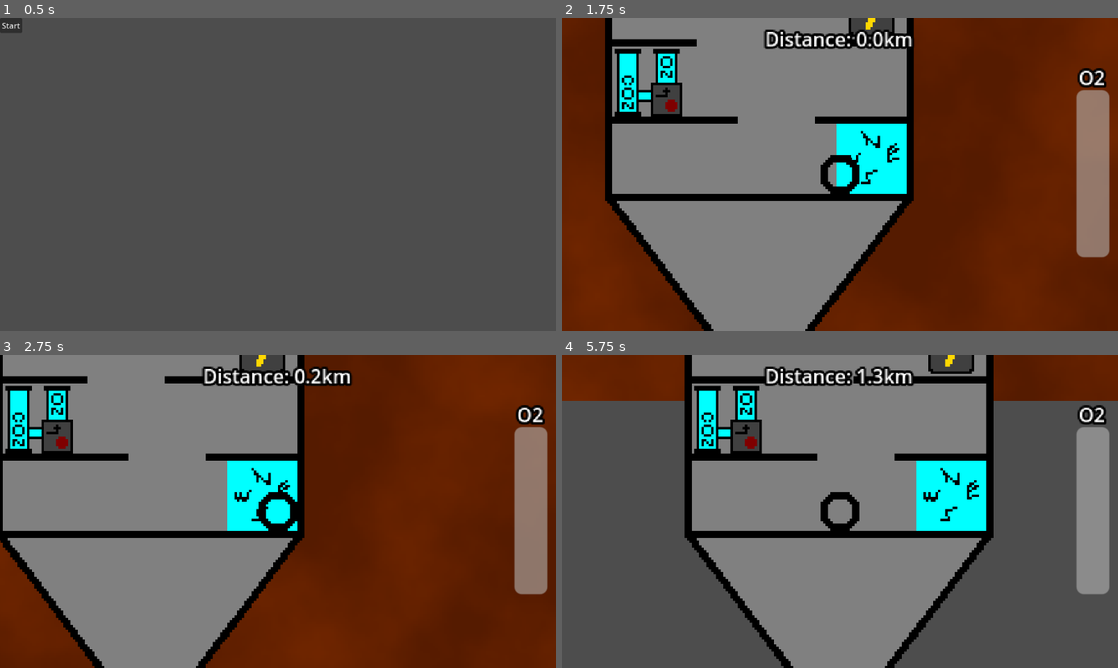
Above: before the commit, frames 1-4 (two rows, left to right).
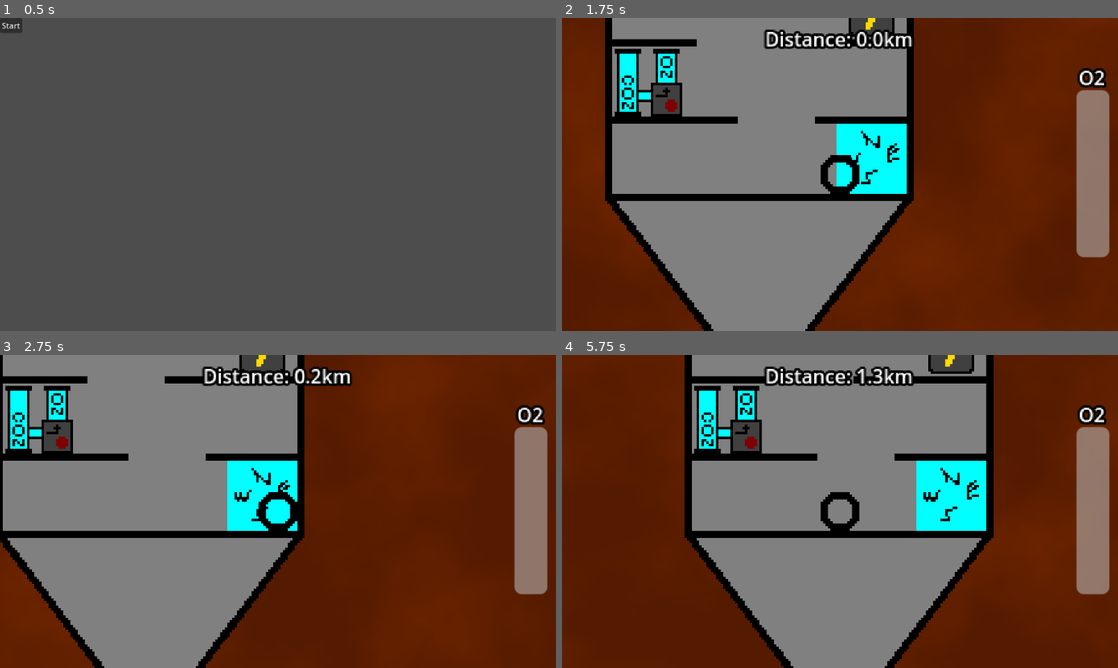
Above: after the commit, the same moments.

Repository: ChWh2/Core-Descent
Game: Godot game, scene res://Scenes/main_menu.tscn
Two runs of this game, one before a commit and one after it. Both use one fixed random seed, a clock stepped at 60 frames per second and the inputs below.
Inputs:
- Up to frame 1 (0.5 s): no input
- Up to frame 2 (1.75 s): click "Start" at 0.5 s; tap Enter at 1.25 s; hold D (Right) from 1.28 s (still down); tap E (Interact) at 1.35 s; tap W (Up) at 1.52 s
- Up to frame 3 (2.75 s): keep holding D (Right); tap E (Interact) at 2.1 s; tap W (Up) at 2.27 s
- Up to frame 4 (5.75 s): release D (Right) at 2.78 s; hold A (Left) 2.78-3.53 s; tap E (Interact) every 0.75 s from 2.85 to 5.1 s; hold D (Right) 3.53-5.03 s; tap W (Up) at 3.77, 4.52, 5.27 s; hold A (Left) from 5.03 s (still down)

Frame 1 is identical in both runs. In frame 2, 0.2% of the frame differs, in the area x 4-100%, y 37-92%; in frame 3, less than 0.1%; in frame 4, 45%, in the area x 0-100%, y 14-100%.

Commit message:
Made Background loop + Better Trail

Diff:
--- a/Scenes/ship.tscn
+++ b/Scenes/ship.tscn
@@ -1,9 +1,10 @@
-[gd_scene load_steps=24 format=3 uid="uid://dl8dpqb8uqk77"]
+[gd_scene load_steps=25 format=3 uid="uid://dl8dpqb8uqk77"]
 
 [ext_resource type="Texture2D" uid="uid://ce8waycynn822" path="res://Assets/Ship.png" id="1_4qyt1"]
 [ext_resource type="Script" uid="uid://dbuugq7oujbk6" path="res://Scripts/ship.gd" id="1_78pfh"]
 [ext_resource type="Script" uid="uid://cn0lappxmiqsr" path="res://Scripts/ShipPart.gd" id="3_xxxu3"]
 [ext_resource type="Texture2D" uid="uid://bhvxe5rladtcy" path="res://Assets/alarm.png" id="4_6ejuo"]
+[ext_resource type="Script" uid="uid://cjytbxf8f07hp" path="res://Scripts/background.gd" id="5_8aq7e"]
 
 [sub_resource type="RectangleShape2D" id="RectangleShape2D_4qyt1"]
 size = Vector2(128, 3)
@@ -31,28 +32,6 @@
 
 [sub_resource type="RectangleShape2D" id="RectangleShape2D_1m05r"]
 size = Vector2(29, 29)
-
-[sub_resource type="Gradient" id="Gradient_xxxu3"]
-offsets = PackedFloat32Array(0, 0.707792)
-colors = PackedColorArray(0.445125, 0.151399, 0, 1, 0.336073, 0.106394, 0, 1)
-
-[sub_resource type="FastNoiseLite" id="FastNoiseLite_6ejuo"]
-
-[sub_resource type="NoiseTexture2D" id="NoiseTexture2D_8aq7e"]
-color_ramp = SubResource("Gradient_xxxu3")
-noise = SubResource("FastNoiseLite_6ejuo")
-
-[sub_resource type="Gradient" id="Gradient_6ejuo"]
-offsets = PackedFloat32Array(0, 0.707792)
-colors = PackedColorArray(0.330367, 0.104039, 1.20327e-07, 1, 0.256009, 0.073352, 8.42288e-08, 1)
-
-[sub_resource type="FastNoiseLite" id="FastNoiseLite_8aq7e"]
-
-[sub_resource type="NoiseTexture2D" id="NoiseTexture2D_cmder"]
-width = 120
-height = 128
-color_ramp = SubResource("Gradient_6ejuo")
-noise = SubResource("FastNoiseLite_8aq7e")
 
 [sub_resource type="Gradient" id="Gradient_8aq7e"]
 offsets = PackedFloat32Array(1)
@@ -70,6 +49,30 @@
 offsets = PackedFloat32Array(0.28, 1)
 colors = PackedColorArray(1, 0, 0, 1, 1, 1, 0, 1)
 
+[sub_resource type="Gradient" id="Gradient_xxxu3"]
+offsets = PackedFloat32Array(0, 0.707792)
+colors = PackedColorArray(0.445125, 0.151399, 0, 1, 0.336073, 0.106394, 0, 1)
+
+[sub_resource type="FastNoiseLite" id="FastNoiseLite_6ejuo"]
+
+[sub_resource type="NoiseTexture2D" id="NoiseTexture2D_8aq7e"]
+seamless = true
+color_ramp = SubResource("Gradient_xxxu3")
+noise = SubResource("FastNoiseLite_6ejuo")
+
+[sub_resource type="Gradient" id="Gradient_cmder"]
+offsets = PackedFloat32Array(0, 0.56338)
+colors = PackedColorArray(0.336073, 0.106394, 0, 1, 0.209463, 0.0541429, 6.01634e-09, 1)
+
+[sub_resource type="FastNoiseLite" id="FastNoiseLite_fwcnm"]
+
+[sub_resource type="NoiseTexture2D" id="NoiseTexture2D_kxdp2"]
+width = 125
+height = 125
+seamless = true
+color_ramp = SubResource("Gradient_cmder")
+noise = SubResource("FastNoiseLite_fwcnm")
+
 [node name="Ship" type="Sprite2D"]
 z_index = -1
 texture = ExtResource("1_4qyt1")
@@ -166,21 +169,6 @@
 visible = false
 position = Vector2(30.5, -76.5)
 texture = ExtResource("4_6ejuo")
-
-[node name="Background" type="ParallaxBackground" parent="."]
-
-[node name="ParallaxLayer" type="ParallaxLayer" parent="Background"]
-motion_mirroring = Vector2(512, 512)
-
-[node name="Sprite2D" type="Sprite2D" parent="Background/ParallaxLayer"]
-texture = SubResource("NoiseTexture2D_8aq7e")
-
-[node name="DirtTrail" type="CPUParticles2D" parent="."]
-z_index = -1
-position = Vector2(0, -128)
-texture = SubResource("NoiseTexture2D_cmder")
-particle_flag_align_y = true
-gravity = Vector2(0, 0)
 
 [node name="Fire" type="CPUParticles2D" parent="."]
 z_index = -1
@@ -196,3 +184,23 @@
 initial_velocity_min = 121.21
 initial_velocity_max = 121.21
 color_ramp = SubResource("Gradient_kxdp2")
+
+[node name="Background" type="Sprite2D" parent="."]
+z_index = -3
+texture_repeat = 2
+texture = SubResource("NoiseTexture2D_8aq7e")
+region_enabled = true
+region_rect = Rect2(0, 0, 2048, 2048)
+script = ExtResource("5_8aq7e")
+repeatSize = Vector2(512, 512)
+
+[node name="DirtTrail" type="Line2D" parent="."]
+z_index = -2
+texture_repeat = 2
+points = PackedVector2Array(0, -86, 0, -519)
+width = 125.0
+texture = SubResource("NoiseTexture2D_kxdp2")
+texture_mode = 1
+joint_mode = 2
+begin_cap_mode = 2
+end_cap_mode = 2
--- /dev/null
+++ b/Scripts/background.gd
@@ -0,0 +1,9 @@
+extends Sprite2D
+
+@export var repeatSize : Vector2
+
+func _process(_delta: float) -> void:
+	position.x = fmod(position.x, repeatSize.x)
+	position.y = fmod(position.y, repeatSize.y)
+
+	print(position)
--- a/Scripts/ship.gd
+++ b/Scripts/ship.gd
@@ -22,7 +22,7 @@
 @onready var engine: ShipPart = $Engine
 var shipPartArray : Array[ShipPart]
 
-@onready var background: ParallaxBackground = $Background
+@onready var background: Sprite2D = $Background
 
 func _ready() -> void:
 	shipPartArray.append(navigation)
@@ -47,7 +47,6 @@
 
 		rotate(swivel)
 		rotation = wrap(rotation, -PI, PI)
-		print(rotation)
 	else:
 		var newRotation : float = move_toward(rotation, 0.0, swivelSpeed * delta * 0.05)
 		swivelDirection = 0
@@ -65,7 +64,8 @@
 
 	ShipPart.hasElectricity = electric.working
 
-	background.offset -= speed * Vector2(-sin(rotation), cos(rotation)) * delta
+	background.position.y -= speed * delta
+	background.rotation = -rotation
 
 func timeout():
 	var randMax := 1.0
Not shown, added: Scripts/background.gd.uid
